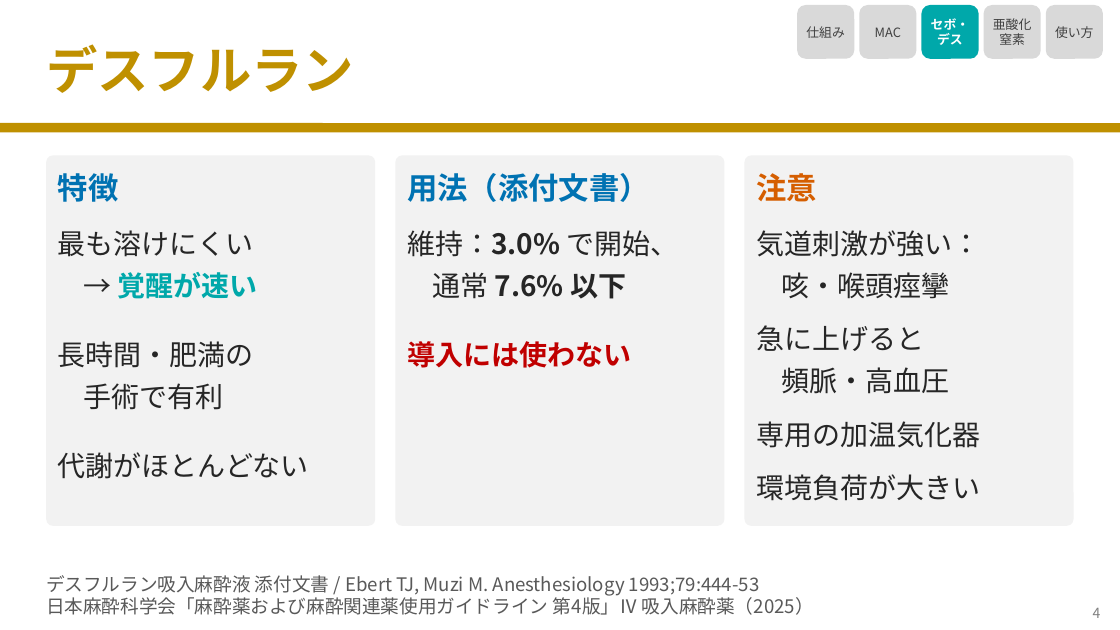
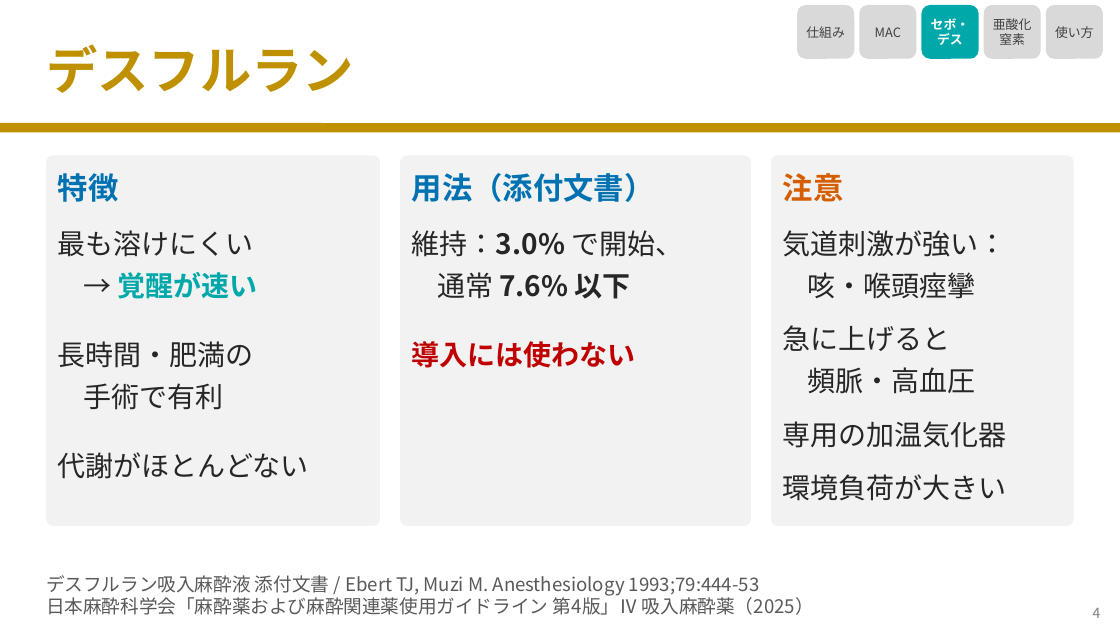
Before and after one commit to nobumitsu-3141/Anes-lecture, a slide deck: slide 5 of slides/3-3_inhalational_anesthetics/3-3_inhalational_anesthetics.pptx. Drawn at 1120x630 pixels with LibreOffice and Linux fonts; fonts in the diff are those of the drawing. Boxes give left, top, right and bottom in pixels: in the first picture for what was removed or moved away, otherwise in the second. Text is boxed around its words. In the diff, an @@ line names an element or a change of style, - is before the commit and + after.

```diff
--- a/slides/3-3_inhalational_anesthetics/3-3_inhalational_anesthetics.pptx
+++ b/slides/3-3_inhalational_anesthetics/3-3_inhalational_anesthetics.pptx
@@ rounded rectangle: place and size @@
-rounded rectangle at [396, 155, 725, 526]
+rounded rectangle at [400, 155, 751, 526]
@@ rounded rectangle at [400, 155, 751, 526]: proportions changed @@
@@ text "用法（添付文書）": place and size @@
-text "用法（添付文書）" at [407, 173, 650, 202]
+text "用法（添付文書）" at [412, 173, 655, 202]
@@ rounded rectangle at [771, 155, 1074, 526]: proportions changed @@
@@ rounded rectangle: place and size @@
-rounded rectangle at [744, 155, 1074, 526]
+rounded rectangle at [771, 155, 1074, 526]
@@ text "注意": place and size @@
-text "注意" at [756, 173, 817, 202]
+text "注意" at [783, 173, 844, 202]
@@ text "維持：3.0% で開始、": place and size @@
-text "維持：3.0% で開始、" at [407, 230, 678, 257]
+text "維持：3.0% で開始、" at [412, 230, 683, 257]
@@ text "気道刺激が強い：": place and size @@
-text "気道刺激が強い：" at [756, 230, 980, 257]
+text "気道刺激が強い：" at [783, 230, 1007, 257]
@@ text "通常 7.6% 以下": place and size @@
-text "通常 7.6% 以下" at [432, 272, 626, 299]
+text "通常 7.6% 以下" at [437, 272, 631, 299]
@@ text "咳・喉頭痙攣": place and size @@
-text "咳・喉頭痙攣" at [781, 272, 949, 299]
+text "咳・喉頭痙攣" at [808, 272, 976, 299]
@@ text "急に上げると": place and size @@
-text "急に上げると" at [756, 325, 924, 351]
+text "急に上げると" at [783, 325, 951, 351]
@@ text "導入には使わない": place and size @@
-text "導入には使わない" at [407, 341, 631, 368]
+text "導入には使わない" at [412, 341, 636, 368]
@@ text "頻脈・高血圧": place and size @@
-text "頻脈・高血圧" at [781, 367, 949, 394]
+text "頻脈・高血圧" at [808, 367, 976, 394]
@@ text "専用の加温気化器": place and size @@
-text "専用の加温気化器" at [756, 421, 980, 448]
+text "専用の加温気化器" at [783, 421, 1007, 448]
@@ text "環境負荷が大きい": place and size @@
-text "環境負荷が大きい" at [756, 474, 980, 501]
+text "環境負荷が大きい" at [783, 474, 1007, 501]
```
Also in this commit, not shown: 4 other slides changed, 7 other files.
